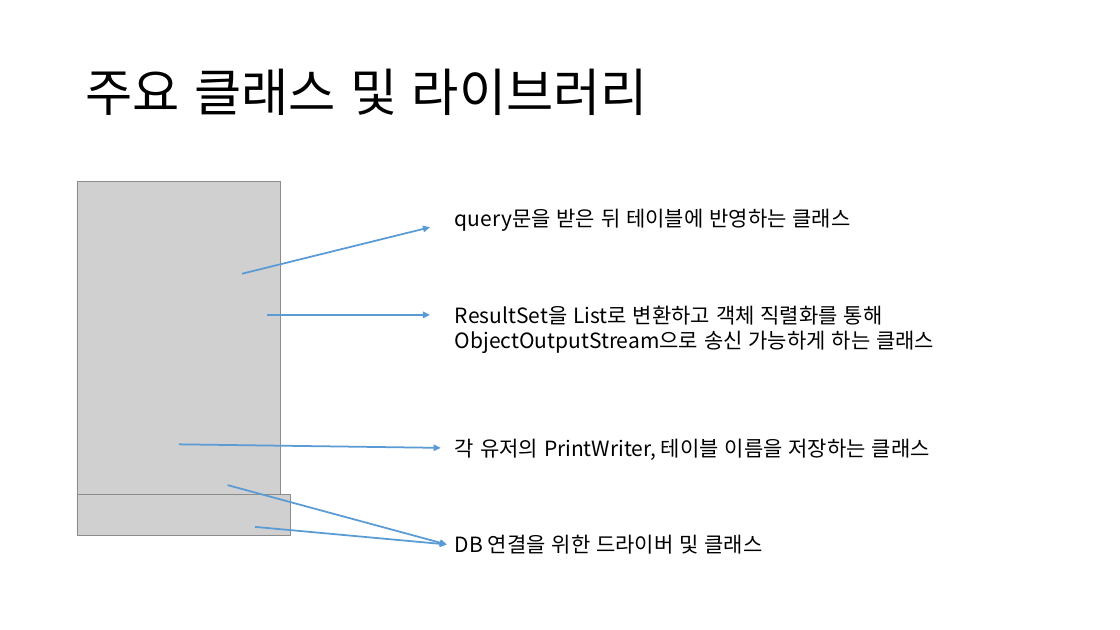
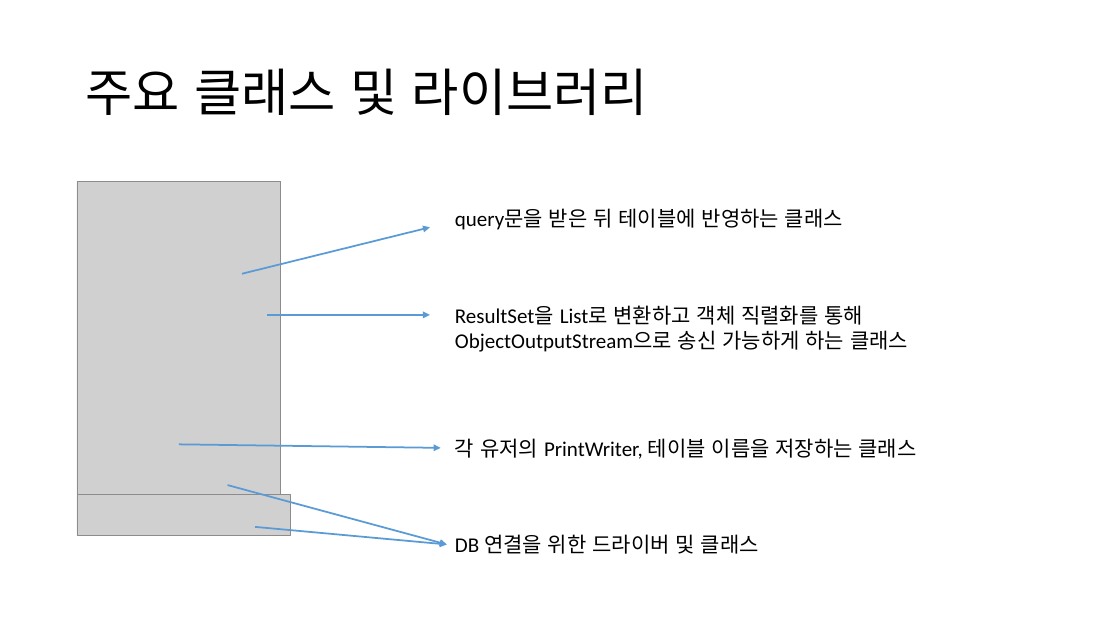
Before and after one commit to skyofsora/AutoSyncTableGUI, a slide deck: slide 3 of Java Portfolio.pptx. Drawn at 1120x630 pixels with LibreOffice and Linux fonts; fonts in the diff are those of the drawing; grey boxes stand for pictures. Boxes give left, top, right and bottom in pixels: in the first picture for what was removed or moved away, otherwise in the second. Text is boxed around its words. In the diff, an @@ line names an element or a change of style, - is before the commit and + after.

```diff
--- a/Java Portfolio.pptx
+++ b/Java Portfolio.pptx
@@ font Noto Sans CJK KR to Calibri in 4 elements at (x1=455, y1=534, x2=759, y2=554), (x1=455, y1=438, x2=917, y2=459), (x1=455, y1=305, x2=908, y2=352), (x1=455, y1=208, x2=843, y2=230) @@
```
Also in this commit, not shown: 7 other slides changed.
